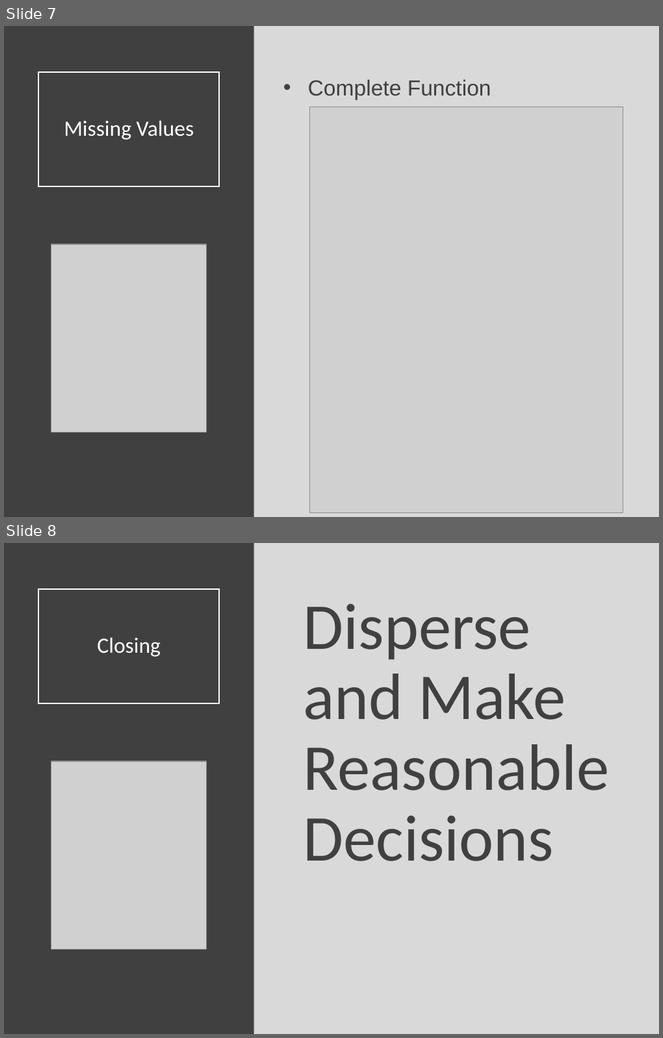
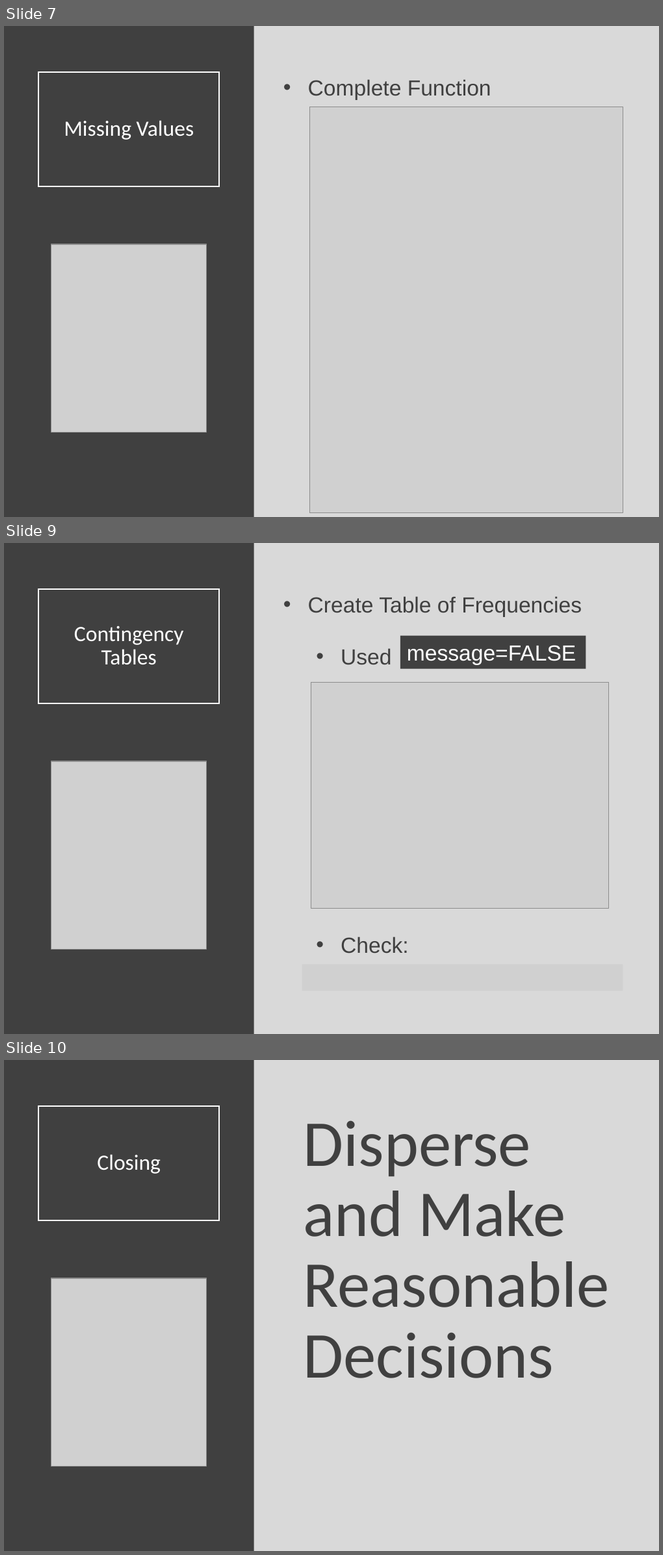
Before and after one commit to SuperMarioGiacomazzo/STOR320_WEBSITE, a slide deck: Lecture/Tidy Data 2/Tidy_Data_2_Lecture.pptx. Shown one above the other, each under a label of ours: slides 7 and 8 before the commit, slides 7, 9 and 10 after it; the slides between them are not shown. The pictures are 663x1038 and 663x1555 pixels, drawn with LibreOffice and Linux fonts; fonts in the diff are those of the drawing; grey boxes stand for pictures. Boxes give left, top, right and bottom in pixels: in the first picture for what was removed or moved away, otherwise in the second. Text is boxed around its words. In the diff, an @@ line names an element or a change of style, - is before the commit and + after.

```diff
--- a/Lecture/Tidy Data 2/Tidy_Data_2_Lecture.pptx
+++ b/Lecture/Tidy Data 2/Tidy_Data_2_Lecture.pptx
@@ slide 9 added at <box>4,543,659,1034</box>, background #D9D9D9 @@
@@ rectangle added at <box>4,543,254,1034</box>, fill #404040 @@
@@ title added at <box>38,589,220,704</box>, outline #FFFFFF 1.5 pt, 24 pt, text #FFFFFF @@
+Contingency Tables
@@ text added at <box>308,596,582,954</box>, 24 pt, text #404040 @@
+• Create Table of Frequencies
+  • Used
+  • Check:
@@ rectangle added at <box>400,636,586,669</box>, fill #404040, 24 pt, text #FFFFFF @@
+message=FALSE
@@ picture added at <box>311,683,608,908</box> @@
@@ picture added at <box>51,761,206,949</box> @@
@@ picture added at <box>302,965,623,991</box> @@
@@ what was slide 8 is now slide 10 @@
```
Also in this commit, not shown: 1 other slide added, 5 other files.
